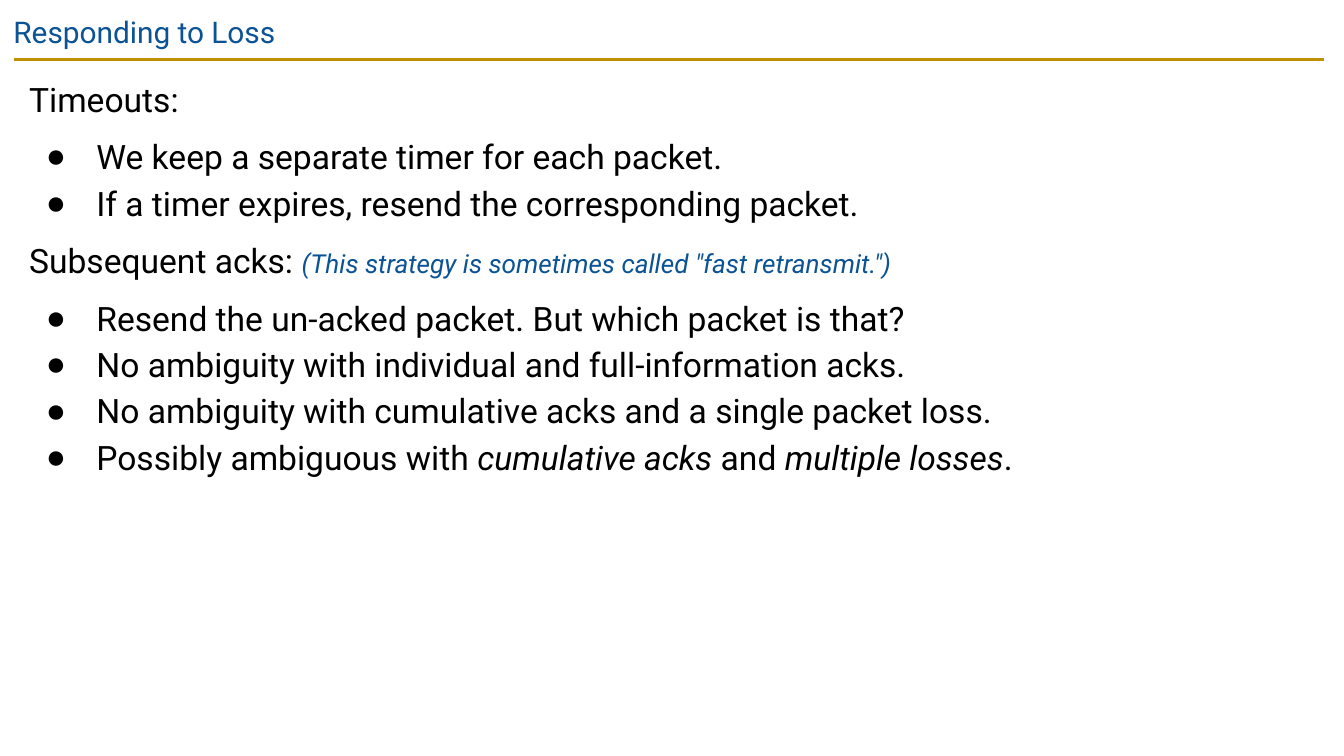
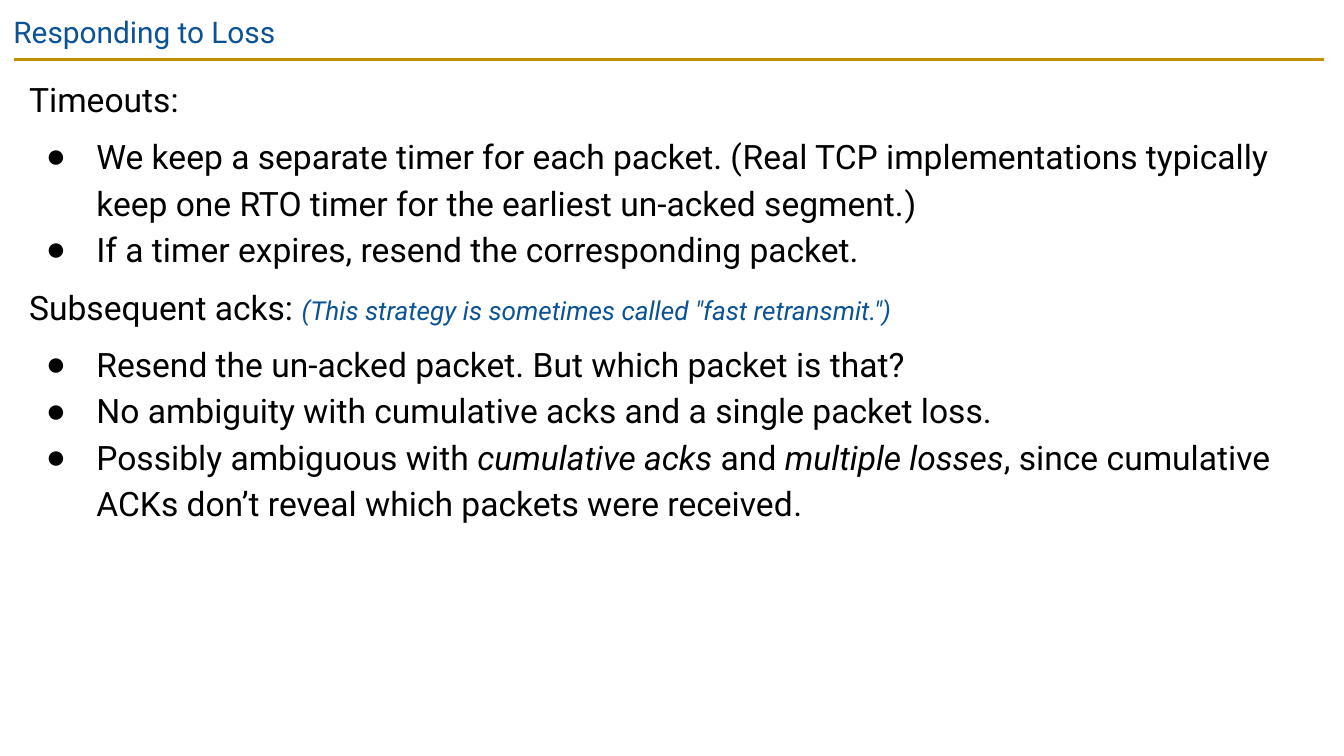
Before and after one commit to guhofstra/CSC175Sp26, a slide deck: slide 59 of PPTs/Lecture 10 - Reliability.pptx (slide 60 before the commit). Drawn at 1344x756 pixels with LibreOffice and Linux fonts; fonts in the diff are those of the drawing. Boxes give left, top, right and bottom in pixels: in the first picture for what was removed or moved away, otherwise in the second. Text is boxed around its words. In the diff, an @@ line names an element or a change of style, - is before the commit and + after.

```diff
--- a/PPTs/Lecture 10 - Reliability.pptx
+++ b/PPTs/Lecture 10 - Reliability.pptx
@@ text at [96, 142, 1268, 224]: text changed @@
-● We keep a separate timer for each packet.
+● We keep a separate timer for each packet. (Real TCP implementations typically keep one RTO timer for the earliest un-acked segment.)
@@ text at [96, 351, 905, 384]: paragraph removed @@
-● No ambiguity with individual and full-information acks.
@@ text at [96, 444, 1270, 523]: text changed; italic off @@
-● Possibly ambiguous with cumulative acks and multiple losses.
+● Possibly ambiguous with cumulative acks and multiple losses, since cumulative ACKs don’t reveal which packets were received.
```
Also in this commit, not shown: 9 other slides changed, 1 slide added, 2 slides removed, 30 other files.
